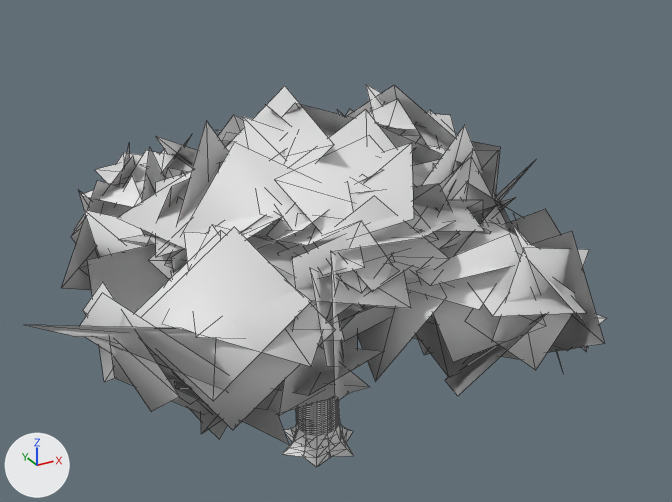
The glTF model models/variants/oak_v4.glb, before and after one commit.
Both versions are drawn from a 50 mm lens placed at (-8.42, -16.18, 12.89), pointed at (0.42, -0.1, 4.85). The lights are fixed; the arrows at lower left show +X, +Y and +Z. The first picture is the older version. Mesh edges are drawn as thin lines. Where no turn or scale is listed for an object, it has been applied to the vertices. Vertices at exactly the same position are counted once.

In view in the first picture: 'Body_Canopy0', 'Body_Canopy1', 'Body_Canopy2', 'Body_Canopy3', 'Body_Canopy4', 'Body_Canopy6', 'Body_Canopy7', 'Body_Canopy8', 'Body_Trunk'.
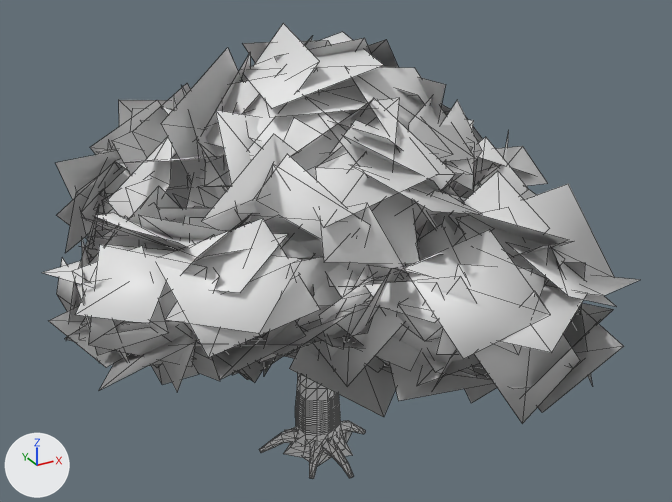
Boxes [x1, y1, x2, y2] around the edits, measured in the pictures (672 x 502 px):
'Body_Canopy0.001', added: after [42, 98, 639, 424]
'Body_Canopy2', reshaped, moved, turned: before [27, 212, 411, 444]; after [56, 83, 297, 252]
'Body_Canopy1.001', added: after [161, 23, 614, 326]
'Body_Canopy4', deleted: before [117, 86, 484, 309]
'Body_Canopy3', deleted: before [358, 174, 607, 396]
'Body_Canopy7', deleted: before [253, 170, 459, 321]
'Body_Canopy1', deleted: before [62, 136, 198, 290]
'Body_Trunk', reshaped: before [283, 397, 353, 467]; after [259, 374, 365, 478]
'Body_Canopy8', deleted: before [379, 126, 533, 248]
'Body_Canopy0', deleted: before [346, 85, 500, 195]
'Body_Canopy6', deleted: before [119, 149, 190, 246]
part 1 of me_body_canopy2, rebuilt (not visible afterwards): before [267, 346, 369, 414]
part 2 of me_body_canopy2, rebuilt (not visible afterwards): before [184, 232, 344, 340]
part 3 of me_body_canopy2, rebuilt (not visible afterwards): before [171, 224, 220, 272]
part 4 of me_body_canopy2, rebuilt (not visible afterwards): before [344, 331, 358, 353]
part 5 of me_body_canopy2, rebuilt (not visible afterwards): before [274, 349, 384, 396]
part 6 of me_body_canopy2, rebuilt (not visible afterwards): before [201, 412, 222, 434]
part 7 of me_body_canopy2, rebuilt (not visible afterwards): before [292, 225, 394, 341]
part 8 of me_body_canopy2, rebuilt (not visible afterwards): before [110, 345, 214, 414]
part 9 of me_body_canopy2, rebuilt (mostly hidden afterwards): before [310, 268, 344, 367]; after [94, 178, 116, 214]
part 10 of me_body_canopy2, rebuilt (not visible afterwards): before [341, 305, 364, 329]
part 11 of me_body_canopy2, rebuilt (mostly hidden afterwards): before [162, 224, 339, 366]; after [97, 149, 117, 154]
part 12 of me_body_canopy2, rebuilt (not visible afterwards): before [134, 231, 311, 401]
part 13 of me_body_canopy2, rebuilt (mostly hidden afterwards): before [279, 315, 325, 416]; after [102, 192, 117, 214]
part 14 of me_body_canopy2, reshaped: before [27, 212, 411, 444]; after [56, 83, 297, 252]

Edits to the bpy script that builds the scene:
```text
Change me_body_canopy2:
    used by ob_body_canopy2; location = (-1.4, -1.03, 3.27); rotation_euler = (0.0, 0.0, -0.236), in degrees (0, 0, -14)
    remove me_body_canopy2.from_pydata(...)  # 168 vertices, 98 faces; spans x -4.53..2.19, y -4.11..1.41, z -0.73..3.92
    add me_body_canopy2.from_pydata(...)  # 728 vertices, 462 faces; spans x -3.88..4.01, y -4.6..2.61, z -0.44..5.15
    me_body_canopy2 part 1: the loose piece of 4 vertices spanning x -2.13..1.18, y -3.3..-1.4, z -0.53..2.23 is rebuilt with 4 vertices and now spans x -2.09..0.98, y -2.53..-1.14, z -0.44..2.37
    me_body_canopy2 part 2: the loose piece of 4 vertices spanning x -2.0..0.58, y -3.28..-0.97, z 2.04..3.31 is rebuilt with 4 vertices and now spans x -1.68..0.54, y -3.13..-0.84, z 2.57..3.44
    me_body_canopy2 part 3: the loose piece of 4 vertices spanning x -2.11..0.26, y -0.9..1.41, z 0.84..3.71 is rebuilt with 4 vertices and now spans x -2.35..0.13, y -1.22..1.46, z 0.95..2.71
    me_body_canopy2 part 4: the loose piece of 4 vertices spanning x -0.56..1.34, y -2.4..-0.23, z 0.46..1.92 is rebuilt with 4 vertices and now spans x -0.43..1.32, y -2.9..-0.65, z 0.38..2.02
    me_body_canopy2 part 5: the loose piece of 4 vertices spanning x -0.75..1.28, y -3.5..-1.39, z 0.57..1.47 is rebuilt with 4 vertices and now spans x -1.29..0.51, y -3.4..-1.5, z 0.76..1.42
    me_body_canopy2 part 6: the loose piece of 4 vertices spanning x -1.97..0.34, y -2.78..-0.41, z -0.25..1.5 is rebuilt with 4 vertices and now spans x -1.42..0.96, y -2.71..-0.43, z 0.4..1.35
    me_body_canopy2 part 7: the loose piece of 4 vertices spanning x -0.25..2.0, y -2.48..-1.46, z 1.11..3.57 is rebuilt with 4 vertices and now spans x 0.06..2.26, y -2.49..-0.87, z 0.62..3.34
    me_body_canopy2 part 8: the loose piece of 4 vertices spanning x -3.33..-1.57, y -3.19..-1.1, z 0.05..2.42 is rebuilt with 4 vertices and now spans x -2.63..-0.8, y -3.46..-1.31, z 0.06..2.43
    me_body_canopy2 part 9: the loose piece of 4 vertices spanning x 0.0..0.71, y -3.65..-1.47, z 0.97..3.17 is rebuilt with 4 vertices and now spans x -0.54..0.74, y -3.69..-1.73, z 1.71..3.22
    me_body_canopy2 part 10: the loose piece of 4 vertices spanning x 0.14..1.65, y -2.28..-0.09, z 0.94..2.53 is rebuilt with 4 vertices and now spans x -0.05..1.87, y -1.62..0.13, z 0.67..2.43
    me_body_canopy2 part 11: the loose piece of 4 vertices spanning x -2.49..0.86, y -3.93..-0.86, z 2.02..3.36 is rebuilt with 4 vertices and now spans x -1.28..0.26, y -3.62..-1.25, z 1.91..3.72
    me_body_canopy2 part 12: the loose piece of 4 vertices spanning x -3.03..-0.11, y -3.97..-1.46, z 1.67..3.48 is rebuilt with 12 vertices and now spans x -2.71..-0.75, y -3.46..-1.5, z 1.67..3.3
    me_body_canopy2 part 13: the loose piece of 4 vertices spanning x -0.73..0.88, y -3.4..-1.9, z 0.43..2.62 is rebuilt with 12 vertices and now spans x -0.7..1.08, y -3.43..-1.57, z 1.25..2.8
    me_body_canopy2 part 14: 84 vertices removed from x -4.53..2.19, y -4.11..1.21, z -0.73..3.92; 628 vertices added at x -3.88..4.01, y -4.6..2.61, z -0.11..5.15
    other edits to the shape of me_body_canopy2 do not show in these pictures
Change me_body_trunk:
    remove me_body_trunk.from_pydata(...)  # 336 vertices, 668 faces; spans x -0.94..0.95, y -0.84..0.87, z 0.0..3.35
    add me_body_trunk.from_pydata(...)  # 486 vertices, 948 faces; spans x -1.29..1.27, y -1.4..0.97, z -0.17..3.35
    me_body_trunk part 15: 336 vertices removed from x -0.94..0.95, y -0.84..0.87, z 0.0..3.35; 486 vertices added at x -1.29..1.27, y -1.4..0.97, z -0.17..3.35
Remove ob_body_canopy0:
    ob_body_canopy0 = bpy.data.objects.new('Body_Canopy0', me_body_canopy0)
Remove ob_body_canopy1:
    ob_body_canopy1 = bpy.data.objects.new('Body_Canopy1', me_body_canopy1)
Change ob_body_canopy2:
    ob_body_canopy2.location: (-1.4, -1.03, 3.27) -> (-0.79, 1.47, 3.31)
    ob_body_canopy2.rotation_euler: (0.0, 0.0, -0.236) -> (0.0, 0.0, -2.309)  # degrees (0, 0, -14) -> degrees (0, 0, -132)
Remove ob_body_canopy3:
    ob_body_canopy3 = bpy.data.objects.new('Body_Canopy3', me_body_canopy3)
Remove ob_body_canopy4:
    ob_body_canopy4 = bpy.data.objects.new('Body_Canopy4', me_body_canopy4)
Remove ob_body_canopy6:
    ob_body_canopy6 = bpy.data.objects.new('Body_Canopy6', me_body_canopy6)
Remove ob_body_canopy7:
    ob_body_canopy7 = bpy.data.objects.new('Body_Canopy7', me_body_canopy7)
Remove ob_body_canopy8:
    ob_body_canopy8 = bpy.data.objects.new('Body_Canopy8', me_body_canopy8)
Add ob_body_canopy1_001:
    ob_body_canopy1_001 = bpy.data.objects.new('Body_Canopy1.001', me_body_canopy0_1)  # 980 vertices, 602 faces; spans x -4.75..4.53, y -5.67..3.41, z -0.52..6.31
    ob_body_canopy1_001.location = (1.48, 0.43, 3.18)
Add ob_body_canopy0_001:
    ob_body_canopy0_001 = bpy.data.objects.new('Body_Canopy0.001', me_body_canopy10)  # 872 vertices, 562 faces; spans x -3.84..6.19, y -5.58..1.96, z -0.6..5.16
    ob_body_canopy0_001.location = (-1.9, -0.62, 3.43)
```
